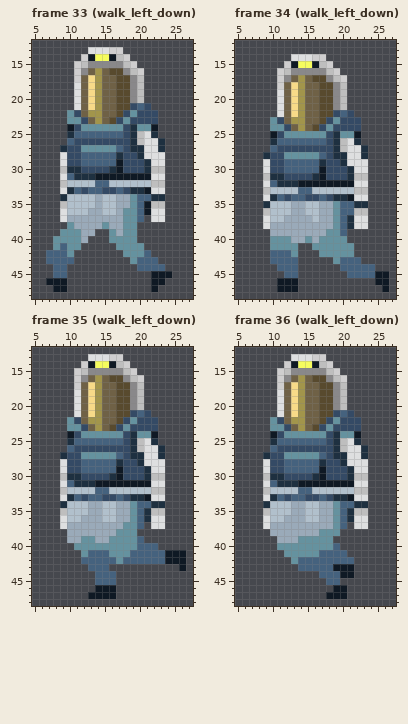
Two states of a pixel-art file, Assets/Sprites/characters/spaceExplorer.aseprite. Above is the file before it was changed.
32x64 pixels, 48 frames. Shown: frame 33 (walk_left_down): x 5..27, y 12..48; frame 34 (walk_left_down): x 5..27, y 12..48; frame 35 (walk_left_down): x 5..27, y 12..48; frame 36 (walk_left_down): x 5..27, y 12..48.
After:
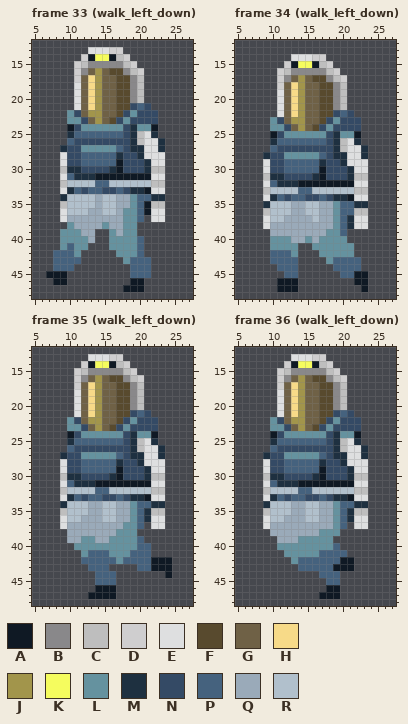
Palette (. is transparent): A #0f1924  B #89888a  C #bebebe  D #cfcecf  E #dedfe0  F #584a2e  G #6f6146  H #f7da88  J #a2954b  K #f5fc5e  L #65929f  M #1e3040  N #344a65  P #45627e  Q #9aaab9  R #b1c0cc
Change:
--- frame 33 (walk_left_down), layer "LEGS"
@@ x 5..27 @@
 39 ....LLLQQ..LQLL........
-40 ...LLLLQ...LLLL........
-41 ...LPLL.....LLLL.......
-42 ..PPPL.......LLLP......
-43 ..PPPP........LPPP.....
-44 ...PP..........PPPP....
-45 ...PP............AAA...
-46 ..AAA............AA....
-47 ...AA............A.....
+40 ....LLLLQ..LLLLP.......
+41 ....LPLL...LLLLP.......
+42 ...PPPL.....LLLP.......
+43 ...PPPP......LPPP......
+44 ...PPP........PPP......
+45 ..AAA.........PPP......
+46 ...AA.........AA.......
+47 .............AAA.......
 48 .......................
--- frame 34 (walk_left_down), layer "LEGS"
@@ x 16..27 @@
 42 .LLLLL......
-43 ...LPPP.....
-44 ....PPPPP...
-45 .....PPPPAA.
-46 .........AA.
-47 ..........A.
+43 ..LPPPP.....
+44 ...PPPP.....
+45 ....PPAA....
+46 ......AA....
+47 .......A....
 48 ............
--- frame 35 (walk_left_down), layer "LEGS"
@@ x 18..27 @@
 39 LLP.......
-40 LLPPP.....
-41 LPPPPPAAA.
-42 PPPPPPAAA.
-43 ........A.
-44 ..........
+40 LLPP......
+41 LPPP......
+42 PPPPAAA...
+43 ..PPAAA...
+44 ......A...
 45 ..........
--- frame 36 (walk_left_down), layer "LEGS"
@@ x 15..23 @@
 41 LLPPPP...
-42 PPPPPPP..
+42 PPPPPAA..
 43 PPPPAAA..
-44 ..PPPAA..
+44 ..PPP....
 45 ...PP....
-46 ....AA...
-47 ...AAA...
+46 ...AA....
+47 ..AAA....
 48 .........
Boxes around the changes in both pictures, in picture pixels (x1, y1, x2, y2):
changed: (46, 236, 172, 292)
changed: (326, 257, 389, 292)
changed: (137, 543, 186, 578)
changed: (319, 557, 354, 599)
